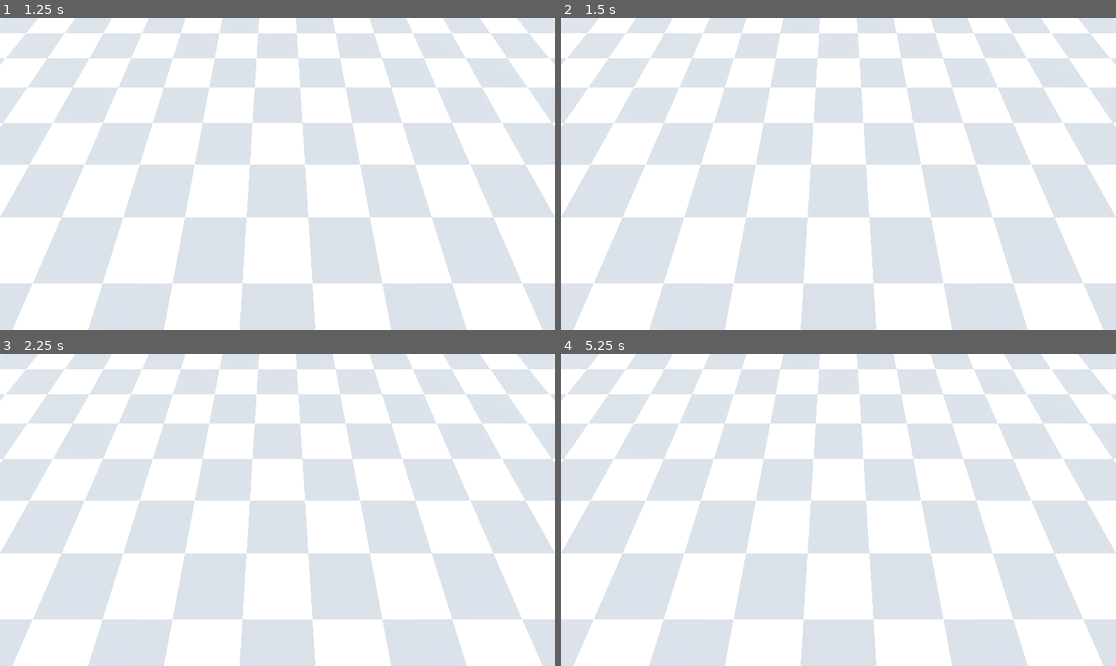
Above: before the commit, frames 1-4 (two rows, left to right).
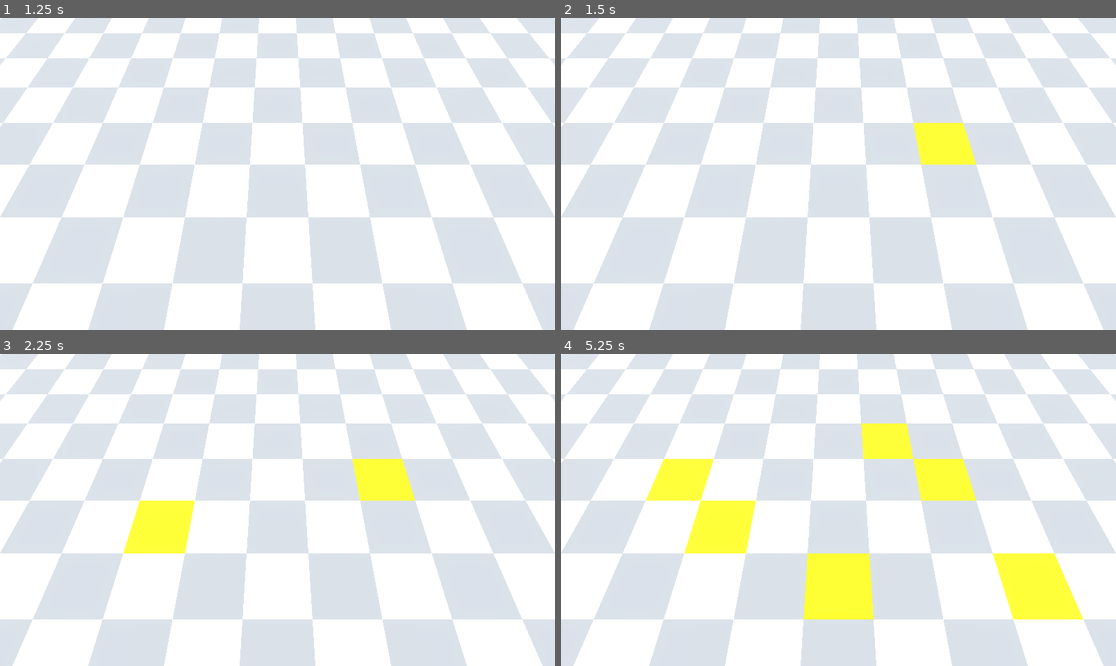
Above: after the commit, the same moments.

Repository: KaschaArtem/Hamlet
Game: Godot game, scene res://scenes/active_scenes/main_menu.tscn
The game is run twice, just before and just after one commit, with the same random seed, the same clock (stepped at 60 frames per second) and the same inputs.
Inputs (mouse positions are in pixels of both pictures, inside the frame that each line leads up to):
- Up to frame 1 (1.25 s): click "New Game" at 0.5 s
- Up to frame 2 (1.5 s): tap Enter at 1.25 s; move the mouse to (960, 158) at 1.27 s; click (960, 158) at 1.42 s
- Up to frame 3 (2.25 s): tap Space at 2 s; move the mouse to (166, 525) at 2.02 s; click (166, 525) at 2.17 s
- Up to frame 4 (5.25 s): tap Enter at 2.75, 4.25 s; move the mouse to (894, 441) at 2.77 s; click (894, 441) at 2.92 s; tap Space at 3.5, 5 s; move the mouse to (810, 572) at 3.52 s; click (810, 572) at 3.67 s; move the mouse to (1005, 556) at 4.27 s; click (1005, 556) at 4.42 s; move the mouse to (672, 463) at 5.02 s; click (672, 463) at 5.17 s

Frame 1 is identical in both runs. In frame 2, 1.3% of the frame differs, in the area x 63-75%, y 33-47%; in frame 3, 3.0%; in frame 4, 10%, in the area x 15-95%, y 22-86%.

Commit message:
added house building

Diff:
--- a/scripts/game/game.gd
+++ b/scripts/game/game.gd
@@ -21,5 +21,4 @@
 			var tile_body = result.collider
 			var tile = tile_body.get_parent()
 			var tile_position = tile.position
-			print("Clicked tile node:", tile.name)
-			ground.update_grid_tile(tile, tile_position)
+			ground.update_grid_tile(tile, tile_position, 1)
--- a/scripts/game/ground.gd
+++ b/scripts/game/ground.gd
@@ -16,6 +16,10 @@
 func _ready() -> void:
 	init_ground_grid()
 	generate_grid()
+
+	var center = GRID_SIZE / 2
+	ground_grid[center][center] = 1
+	camera.update_position()
 
 
 func init_ground_grid():
@@ -43,10 +47,15 @@
 			add_child(tile)
 			apply_chess_color(tile, x, z)
 
-	var center = GRID_SIZE / 2
-	ground_grid[center][center] = 1
-	camera.update_position()
 
-
-func update_grid_tile(tile, tile_position):
-	print(tile_position)
+func update_grid_tile(tile_object, tile_position, to_state):
+	var tile_x = tile_position.x / TILE_SIZE
+	var tile_z = tile_position.z / TILE_SIZE
+	if ground_grid[tile_z][tile_x] != to_state:
+		ground_grid[tile_z][tile_x] = to_state
+	else:
+		pass
+	tile_object.queue_free()
+	var house = house_scene.instantiate()
+	house.position = Vector3(tile_position.x, 0, tile_position.z)
+	add_child(house)
